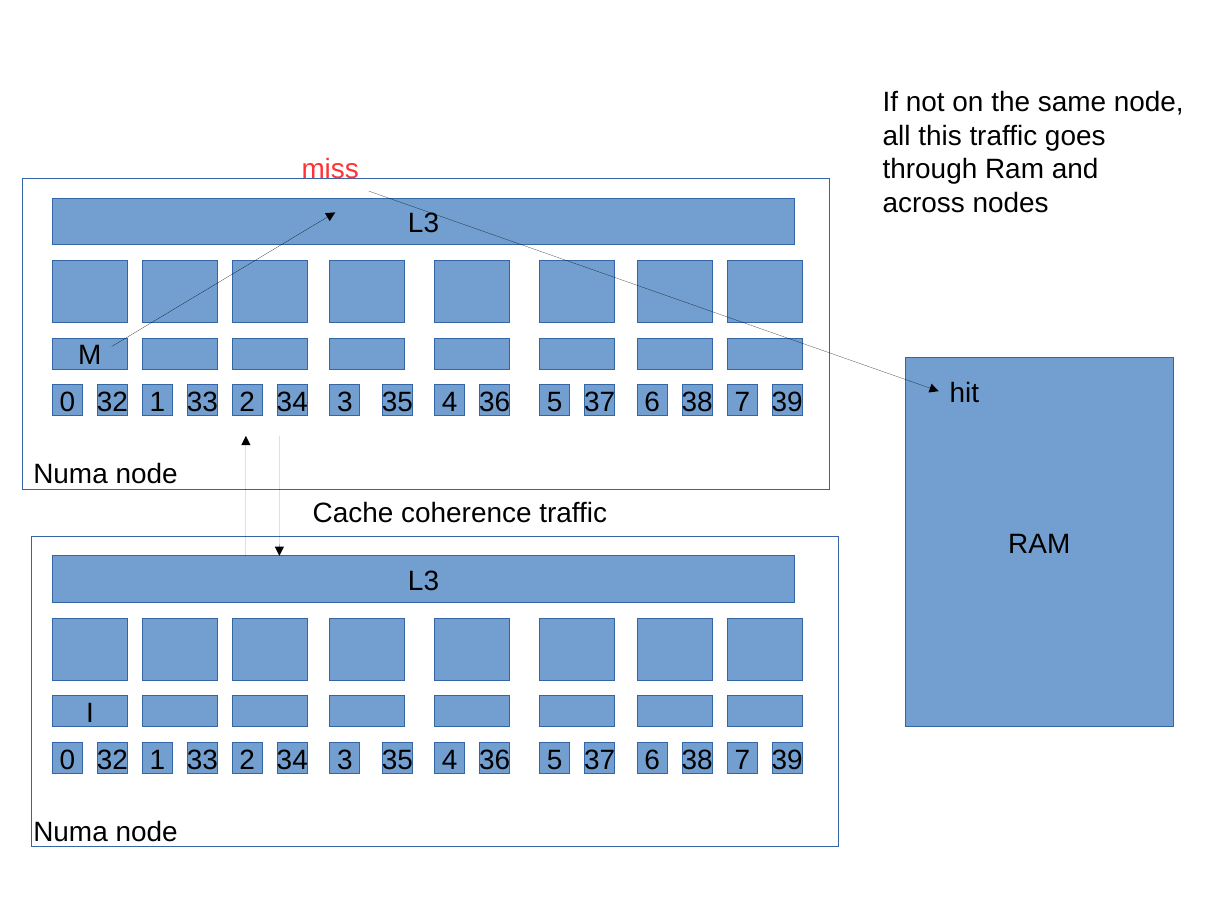
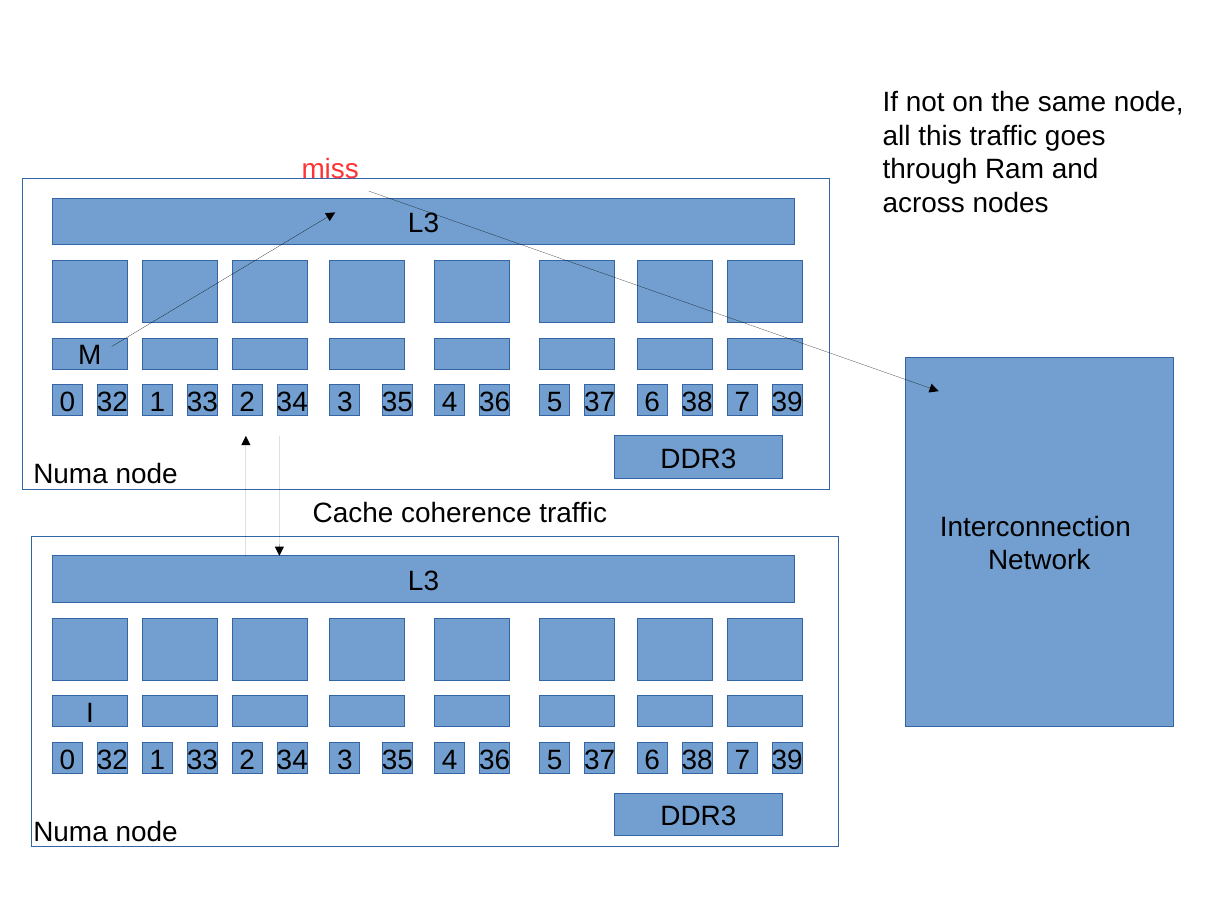
Before and after one commit to mpastyl/my_thesis, a slide deck: slide 21 of presentation.odp. Drawn at 1232x924 pixels with LibreOffice and Linux fonts; fonts in the diff are those of the drawing. Boxes give left, top, right and bottom in pixels: in the first picture for what was removed or moved away, otherwise in the second. Text is boxed around its words. In the diff, an @@ line names an element or a change of style, - is before the commit and + after.

```diff
--- a/presentation.odp
+++ b/presentation.odp
@@ text removed at (950, 381, 979, 403) @@
-hit
@@ rectangle added at (615, 436, 783, 478), fill #729FCF, outline #3465A4 0 pt, 18 pt, text #000000 @@
+DDR3
@@ text in rectangle at (940, 515, 1131, 570): text changed @@
-RAM
+Interconnection
+Network
@@ rectangle added at (615, 794, 783, 836), fill #729FCF, outline #3465A4 0 pt, 18 pt, text #000000 @@
+DDR3
```
Also in this commit, not shown: 6 other slides changed, 28 slides added, 1 other file.
